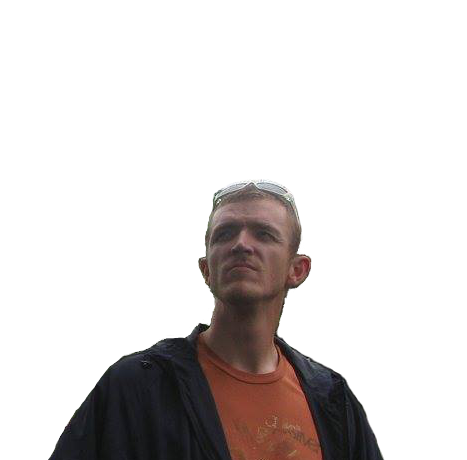
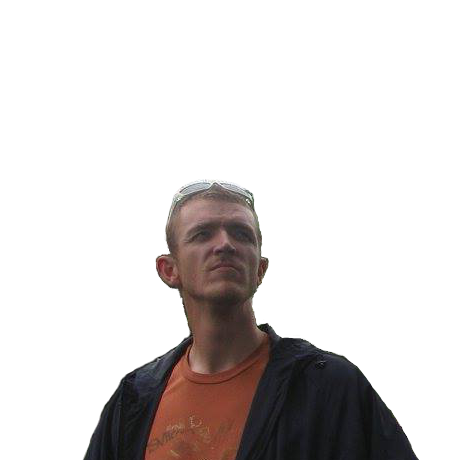
Layers edited between the first and the second 467×460 image:
painted on "Layer" over [48, 179, 419, 460]
